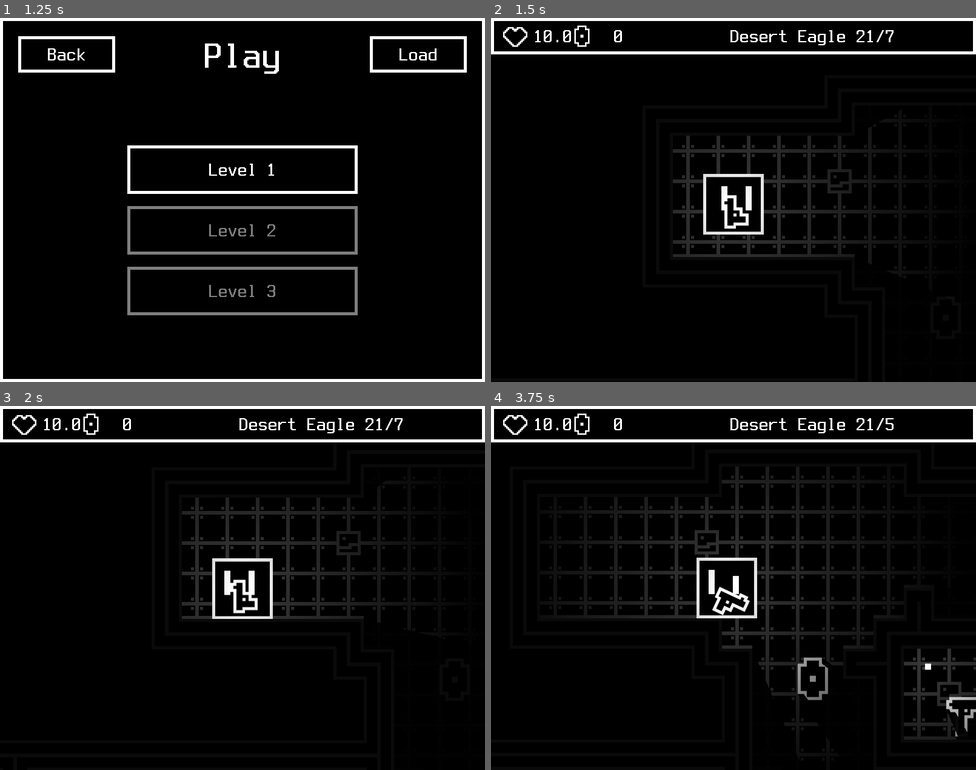
Above: before the commit, frames 1-4 (two rows, left to right).
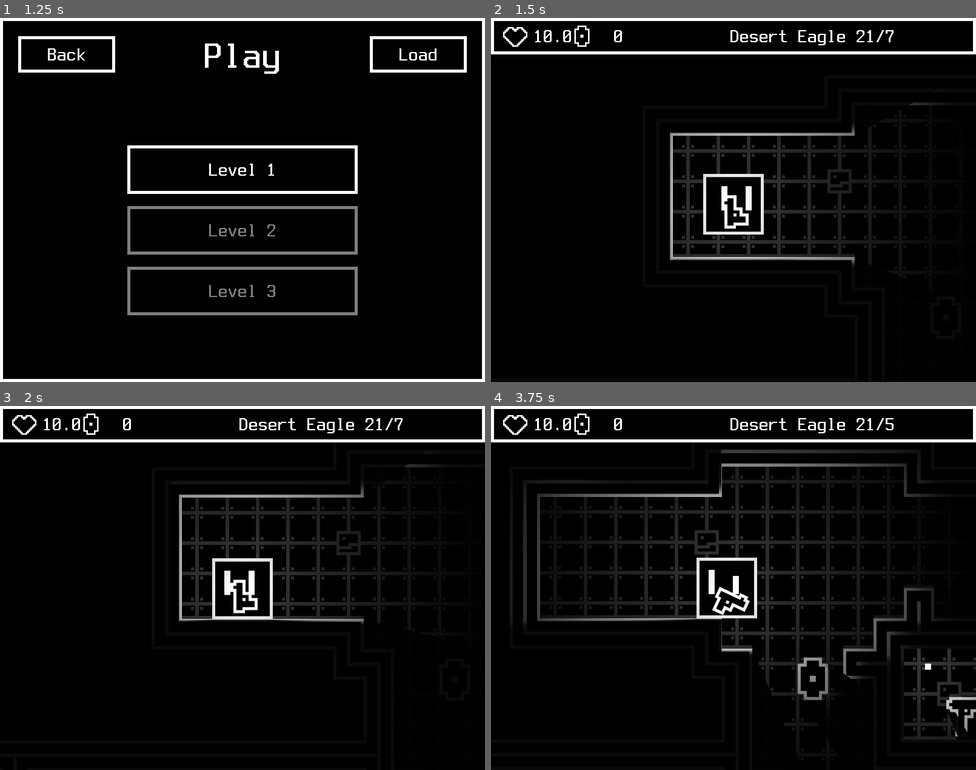
Above: after the commit, the same moments.

Repository: GREAT-DNG/Futureal
Game: Godot game, scene res://Scenes/Menu.tscn
Same seed, same stepped clock (60 frames per second), same inputs: the game is played once before the commit and once after it.
Inputs (mouse positions are in pixels of both pictures, inside the frame that each line leads up to):
- Up to frame 1 (1.25 s): click "Play" at 0.5 s
- Up to frame 2 (1.5 s): click "Level 1" at 1.25 s
- Up to frame 3 (2 s): no input
- Up to frame 4 (3.75 s): move the mouse to (840, 569) at 2.02 s; press the mouse at (840, 569) at 2.03 s; hold D (right) 2.03-3.53 s; tap Space (ui_select) at 2.27, 3.02 s; move the mouse to (636, 606) at 2.77 s; release the mouse at (636, 606) at 2.78 s; tap F (buy) at 2.85 s; click (636, 606) at 3.05 s; move the mouse to (966, 708) at 3.52 s; hold A (left) from 3.53 s (still down); hold Mouse wheel up (next_gun) from 3.53 s (still down)

Frame 1 is identical in both runs. In frame 2, 0.9% of the frame differs, in the area x 36-91%, y 23-68%; in frame 3, 0.8%; in frame 4, 2.3%, in the area x 6-91%, y 12-81%.

Commit message:
Fixed immortal boss

Diff:
--- a/Scenes/Enemies/BasicEnemy.tscn
+++ b/Scenes/Enemies/BasicEnemy.tscn
@@ -2,7 +2,7 @@
 
 [ext_resource path="res://Scripts/Enemy.gd" type="Script" id=1]
 
-[node name="BasicEnemy" type="KinematicBody2D"]
+[node name="BasicEnemy" type="KinematicBody2D" groups=["Enemies"]]
 script = ExtResource( 1 )
 
 [node name="AnimatedSprite" type="AnimatedSprite" parent="."]
--- a/Scenes/Player.tscn
+++ b/Scenes/Player.tscn
@@ -49,7 +49,7 @@
 [sub_resource type="OccluderPolygon2D" id=11]
 polygon = PoolVector2Array( -50, -50, -50, 50, 50, 50, 50, -50 )
 
-[node name="Player" type="KinematicBody2D"]
+[node name="Player" type="KinematicBody2D" groups=["Player"]]
 z_index = 1
 script = ExtResource( 2 )
 
@@ -87,6 +87,7 @@
 texture = ExtResource( 3 )
 texture_scale = 1.6
 shadow_enabled = true
+shadow_gradient_length = 2.0
 
 [node name="LightOccluder2D" type="LightOccluder2D" parent="."]
 light_mask = 2
--- a/Scripts/Enemy.gd
+++ b/Scripts/Enemy.gd
@@ -111,7 +111,7 @@
 
 	if result != null:
 		if result.has("collider"):
-			if result.collider.name.find("Player") != -1:
+			if result.collider.is_in_group("Player"):
 				result.collider.call("hit", gun.power)
 
 func _on_Enemy_mouse_entered():
--- a/Scripts/Player.gd
+++ b/Scripts/Player.gd
@@ -52,7 +52,7 @@
 		$UI.player_killed()
 		get_tree().paused = true
 
-	if get_viewport().get_mouse_position().x < 400:
+	if get_viewport().get_mouse_position().x < get_viewport().size.x / 2:
 		$Gun/GunSprite.flip_v = true
 	else:
 		$Gun/GunSprite.flip_v = false
@@ -257,7 +257,8 @@
 	Input.warp_mouse_position(get_viewport().get_mouse_position() + Vector2(rand_range(-20 * guns_collection[active_gun_number].power, 20 * guns_collection[active_gun_number].power), rand_range(-20 * guns_collection[active_gun_number].power, 20 * guns_collection[active_gun_number].power)))
 
 	if result.has("collider"):
-		if result.collider.name.find("Enemy") != -1:
+		# print(result.collider.name + var2str(result.position))   # debug func
+		if result.collider.is_in_group("Enemies"):
 			result.collider.call("hit", guns_collection[active_gun_number].power)
 
 	var recoil = (get_mouse_position() - position).normalized() * guns_collection[active_gun_number].recoil
